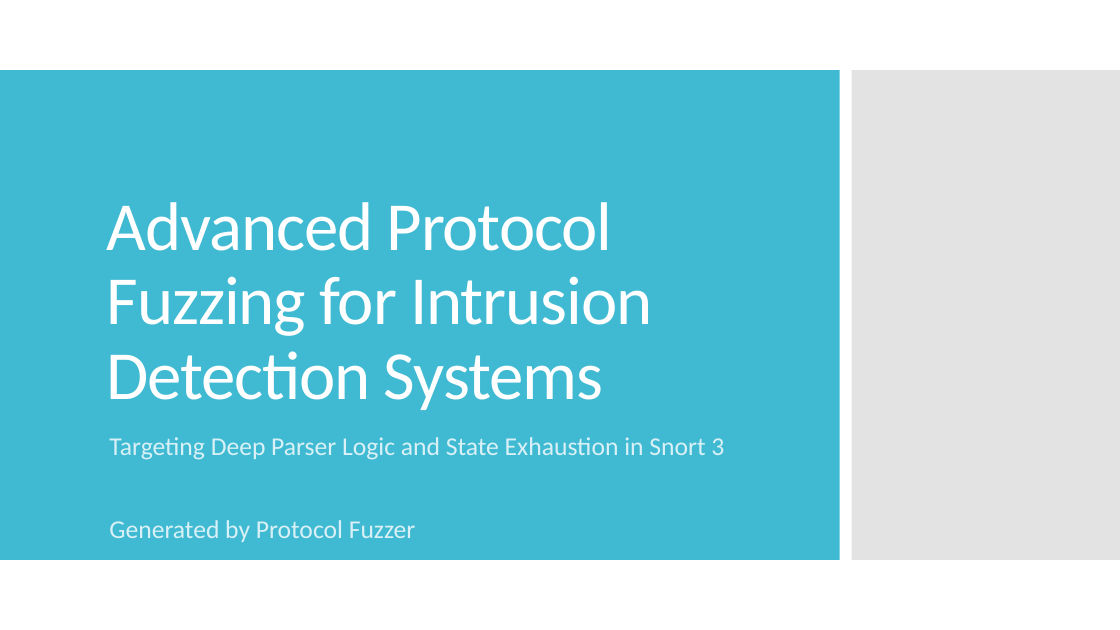
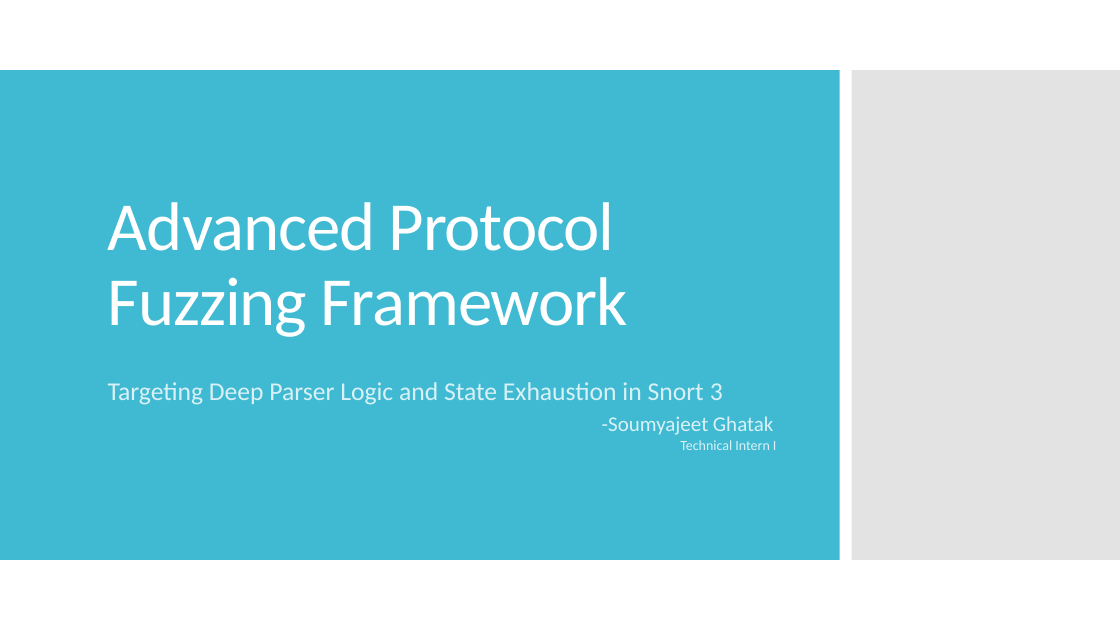
Before and after one commit to soghatak-ai/Protocol-Fuzzing-Framework, a slide deck: slide 1 of Protocol_Fuzzer_Presentation.pptx (slide 2 before the commit). Drawn at 1120x630 pixels with LibreOffice and Linux fonts; fonts in the diff are those of the drawing. Boxes give left, top, right and bottom in pixels: in the first picture for what was removed or moved away, otherwise in the second. Text is boxed around its words. In the diff, an @@ line names an element or a change of style, - is before the commit and + after.

```diff
--- a/Protocol_Fuzzer_Presentation.pptx
+++ b/Protocol_Fuzzer_Presentation.pptx
@@ title at bbox=[108, 202, 627, 337]: text changed @@
-Advanced Protocol Fuzzing for Intrusion Detection Systems
+Advanced Protocol Fuzzing Framework
@@ subtitle "Targeting Deep Parser Logic and ...": place and size @@
-subtitle "Targeting Deep Parser Logic and ..." at bbox=[109, 437, 724, 542]
+subtitle "Targeting Deep Parser Logic and ..." at bbox=[108, 382, 723, 405]
@@ text added at bbox=[602, 416, 773, 435], 18 pt, text #DAF1F6 @@
+-Soumyajeet Ghatak
@@ text added at bbox=[680, 440, 777, 450], 12 pt, text #DAF1F6 @@
+Technical Intern I
@@ subtitle at bbox=[109, 520, 416, 542]: paragraph removed @@
-Generated by Protocol Fuzzer
```
Also in this commit, not shown: 1 slide removed, 9 other files.
